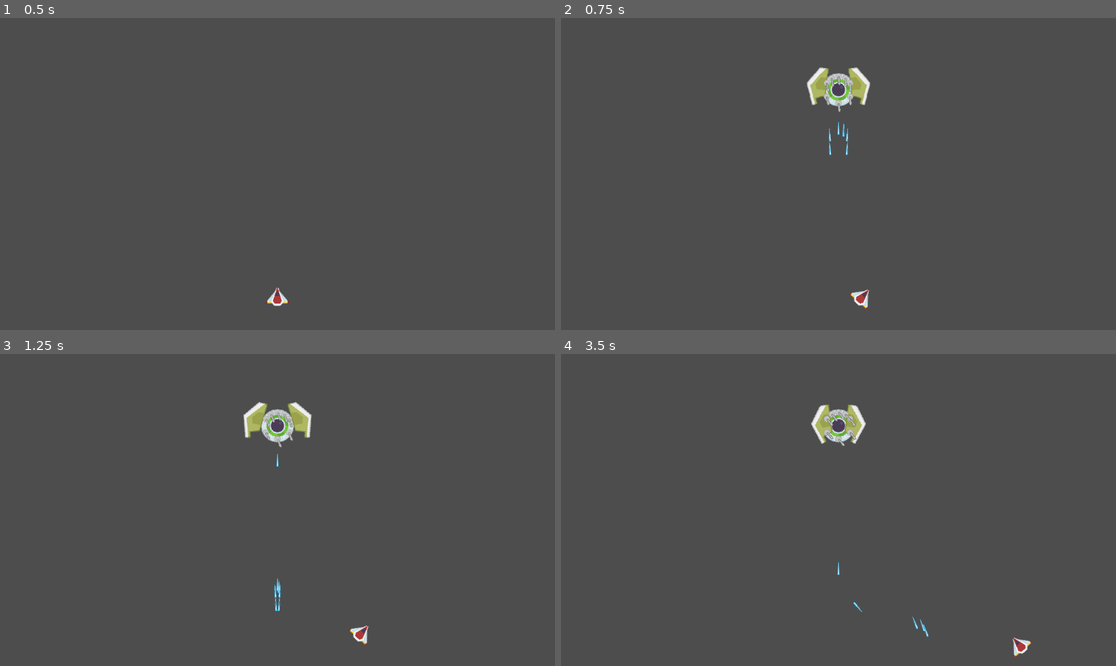
Above: before the commit, frames 1-4 (two rows, left to right).
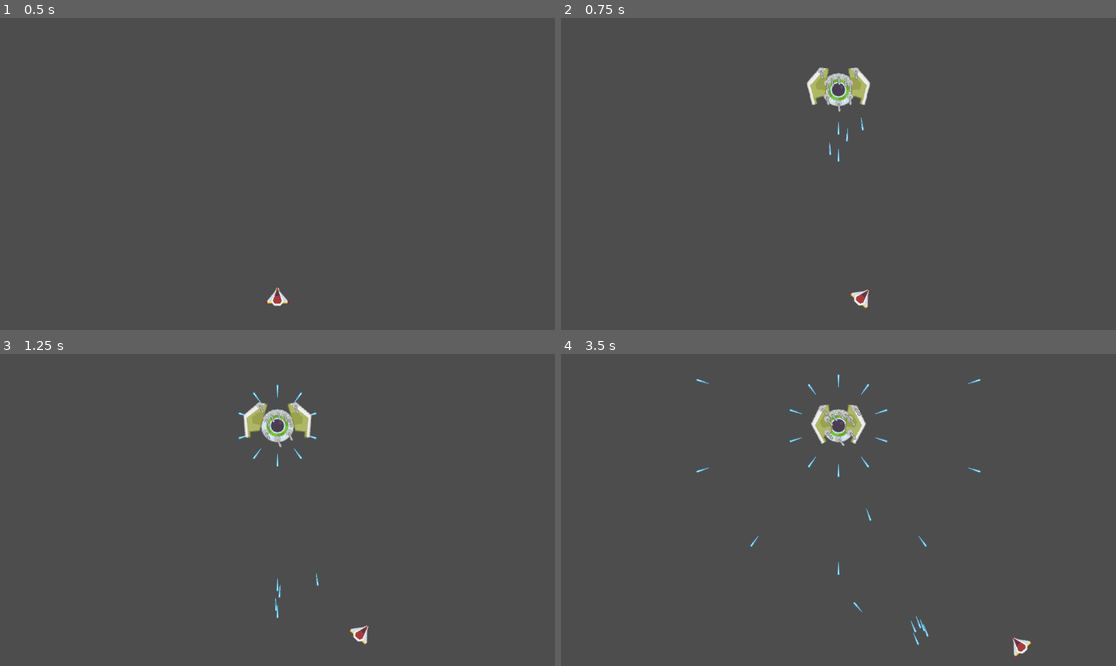
Above: after the commit, the same moments.

Repository: Noxalus/GMTK-2024
Game: Godot game, scene res://scenes/game.tscn
Two runs of this game, one before a commit and one after it. Both use one fixed random seed, a clock stepped at 60 frames per second and the inputs below.
Inputs (mouse positions are in pixels of both pictures, inside the frame that each line leads up to):
- Up to frame 1 (0.5 s): no input
- Up to frame 2 (0.75 s): tap Enter at 0.5 s; move the mouse to (960, 158) at 0.52 s; hold D (move_right) from 0.53 s (still down); hold Shift (focus) from 0.53 s (still down)
- Up to frame 3 (1.25 s): keep holding D (move_right); keep holding Shift (focus)
- Up to frame 4 (3.5 s): move the mouse to (727, 525) at 1.27 s; release D (move_right) at 1.28 s; release Shift (focus) at 1.28 s; hold S (move_down) 1.28-2.03 s; click (727, 525) at 1.35 s; move the mouse to (894, 441) at 2.02 s; hold D (move_right) 2.03-2.78 s; hold Shift (focus) 2.03-2.78 s; move the mouse to (810, 572) at 2.77 s; hold W (move_up) from 2.78 s (still down); click (810, 572) at 2.85 s

Frame 1 is identical in both runs. In frame 2, 0.1% of the frame differs, in the area x 46-55%, y 16-47%; in frame 3, 0.2%; in frame 4, 0.4%, in the area x 24-76%, y 6-94%.

Commit message:
We can now instantiate weapons on boss parts.

Diff:
--- a/forever-warning/scenes/boss_part_1.tscn
+++ b/forever-warning/scenes/boss_part_1.tscn
@@ -1,8 +1,9 @@
-[gd_scene load_steps=6 format=3 uid="uid://yv0jst01fp0d"]
+[gd_scene load_steps=7 format=3 uid="uid://yv0jst01fp0d"]
 
 [ext_resource type="Script" path="res://scripts/boss_part.gd" id="1_defys"]
 [ext_resource type="Texture2D" uid="uid://brt6qhpvxijld" path="res://assets/sprites/parts/wingGreen_0.png" id="1_eq1h5"]
 [ext_resource type="Script" path="res://scripts/boss_part_slot.gd" id="3_4inxu"]
+[ext_resource type="Script" path="res://scripts/boss_weapon_slot.gd" id="4_stem6"]
 
 [sub_resource type="CircleShape2D" id="CircleShape2D_3u2l3"]
 radius = 12.0
@@ -30,3 +31,17 @@
 [node name="BossPartSlot1" type="Node2D" parent="BossPartSlots"]
 position = Vector2(12, 70)
 script = ExtResource("3_4inxu")
+
+[node name="BossWeaponSlots" type="Node2D" parent="."]
+
+[node name="BossWeaponSlot1" type="Node2D" parent="BossWeaponSlots"]
+position = Vector2(39, 34)
+script = ExtResource("4_stem6")
+
+[node name="BossWeaponSlot2" type="Node2D" parent="BossWeaponSlots"]
+position = Vector2(16, 6)
+script = ExtResource("4_stem6")
+
+[node name="BossWeaponSlot3" type="Node2D" parent="BossWeaponSlots"]
+position = Vector2(27, 70)
+script = ExtResource("4_stem6")
--- a/forever-warning/scenes/boss_part_2.tscn
+++ b/forever-warning/scenes/boss_part_2.tscn
@@ -1,8 +1,9 @@
-[gd_scene load_steps=7 format=3 uid="uid://bx0qv71r6cy1v"]
+[gd_scene load_steps=8 format=3 uid="uid://bx0qv71r6cy1v"]
 
 [ext_resource type="Script" path="res://scripts/boss_part.gd" id="1_ffdgn"]
 [ext_resource type="Texture2D" uid="uid://bpbcphouok0j2" path="res://assets/sprites/parts/wingGreen_1.png" id="2_dybu0"]
 [ext_resource type="Script" path="res://scripts/boss_part_slot.gd" id="3_yd5g3"]
+[ext_resource type="Script" path="res://scripts/boss_weapon_slot.gd" id="4_epqud"]
 
 [sub_resource type="CircleShape2D" id="CircleShape2D_3u2l3"]
 radius = 11.0
@@ -37,3 +38,17 @@
 [node name="BossPartSlot1" type="Node2D" parent="BossPartSlots"]
 position = Vector2(0, 43)
 script = ExtResource("3_yd5g3")
+
+[node name="BossWeaponSlots" type="Node2D" parent="."]
+
+[node name="BossWeaponSlot1" type="Node2D" parent="BossWeaponSlots"]
+position = Vector2(32, 41)
+script = ExtResource("4_epqud")
+
+[node name="BossWeaponSlot2" type="Node2D" parent="BossWeaponSlots"]
+position = Vector2(16, 6)
+script = ExtResource("4_epqud")
+
+[node name="BossWeaponSlot3" type="Node2D" parent="BossWeaponSlots"]
+position = Vector2(5, 67)
+script = ExtResource("4_epqud")
--- a/forever-warning/scripts/boss_core.gd
+++ b/forever-warning/scripts/boss_core.gd
@@ -113,11 +113,12 @@
 	if parts_down_slots[0].is_visible() and not parts_down_slots[0].is_occupied:
 		unoccupied_slots.append([parts_down_slots[0], parts_down_slots[1]])
 
+	# Find unoccupied boss part slots on the already instanciated boss parts
 	for part in instanciated_boss_parts:
-		var left_slots = part[0].find_unoccupied_slots()
+		var left_slots = part[0].find_unoccupied_part_slots()
 		if left_slots.size() > 0:
 			# Get the same slots for the right part
-			var right_slots = part[1].find_unoccupied_slots()
+			var right_slots = part[1].find_unoccupied_part_slots()
 			for i in left_slots.size():
 				unoccupied_slots.append([left_slots[i], right_slots[i]])
 
@@ -135,7 +136,19 @@
 			right_children[i].affect_weapon(right_weapon)
 
 func spawn_new_weapons(left_part, right_part):
-	pass
+	var unoccupied_slots = []
+	var left_slots = left_part.find_unoccupied_weapon_slots()
+	if left_slots.size() > 0:
+		# Get the same slots for the right part
+		var right_slots = right_part.find_unoccupied_weapon_slots()
+		for i in left_slots.size():
+			# Chance to spawn a weapon
+			if (game.rng().randf() > 0.5):
+				var random_weapon = game.get_random_boss_weapon()
+				var left_weapon = random_weapon.instantiate()
+				var right_weapon = random_weapon.instantiate()
+				left_slots[i].affect_weapon(left_weapon)
+				right_slots[i].affect_weapon(right_weapon)
 
 #endregion
 
--- a/forever-warning/scripts/boss_part.gd
+++ b/forever-warning/scripts/boss_part.gd
@@ -3,6 +3,7 @@
 @export var base_rotation_speed: float = 5.0
 
 @onready var boss_parts_slots = $BossPartSlots
+@onready var boss_weapons_slots = $BossWeaponSlots
 
 var base_angle = 0.0
 var base_min_angle = 0.0
@@ -62,10 +63,18 @@
 func set_rotation_speed(speed: float):
 	rotation_speed = 5
 
-func find_unoccupied_slots():
+func find_unoccupied_part_slots():
 	var parts = []
 	if boss_parts_slots != null:
 		for part in boss_parts_slots.get_children():
 			if part.is_visible() and not part.is_occupied:
 				parts.append(part)
 	return parts
+
+func find_unoccupied_weapon_slots():
+	var weapon_slots = []
+	if boss_weapons_slots != null:
+		for weapon_slot in boss_weapons_slots.get_children():
+			if weapon_slot.is_visible() and not weapon_slot.is_occupied:
+				weapon_slots.append(weapon_slot)
+	return weapon_slots
--- a/forever-warning/scripts/boss_weapon_slot.gd
+++ b/forever-warning/scripts/boss_weapon_slot.gd
@@ -1,5 +1,8 @@
 extends Node2D
+
+var is_occupied := false
 
 func affect_weapon(weapon):
 	add_child(weapon)
 	weapon.position = Vector2.ZERO
+	is_occupied = true
